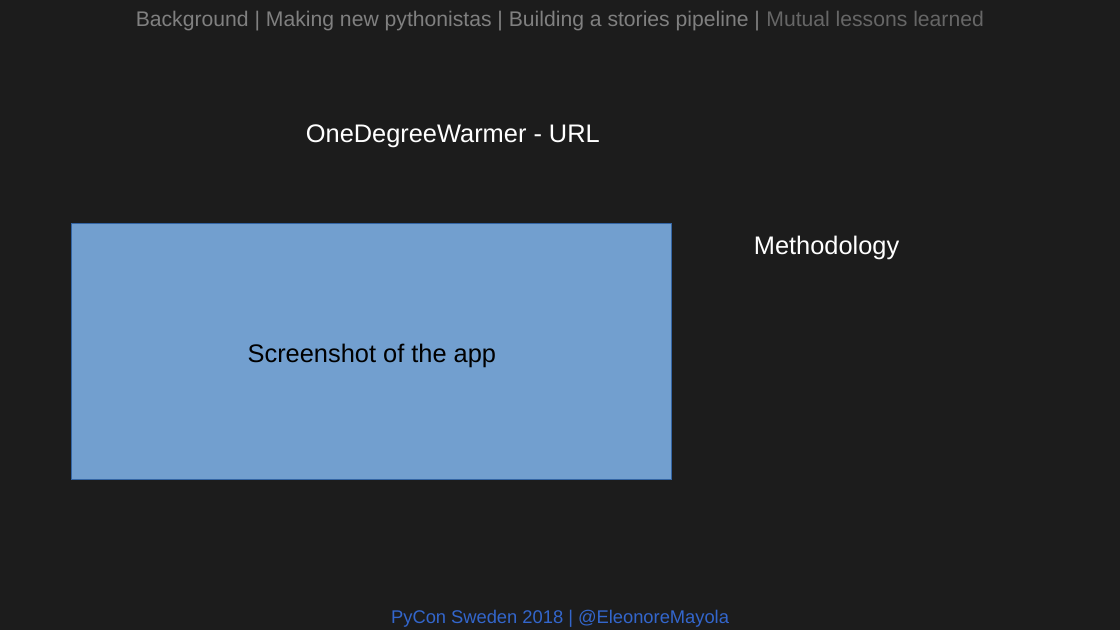
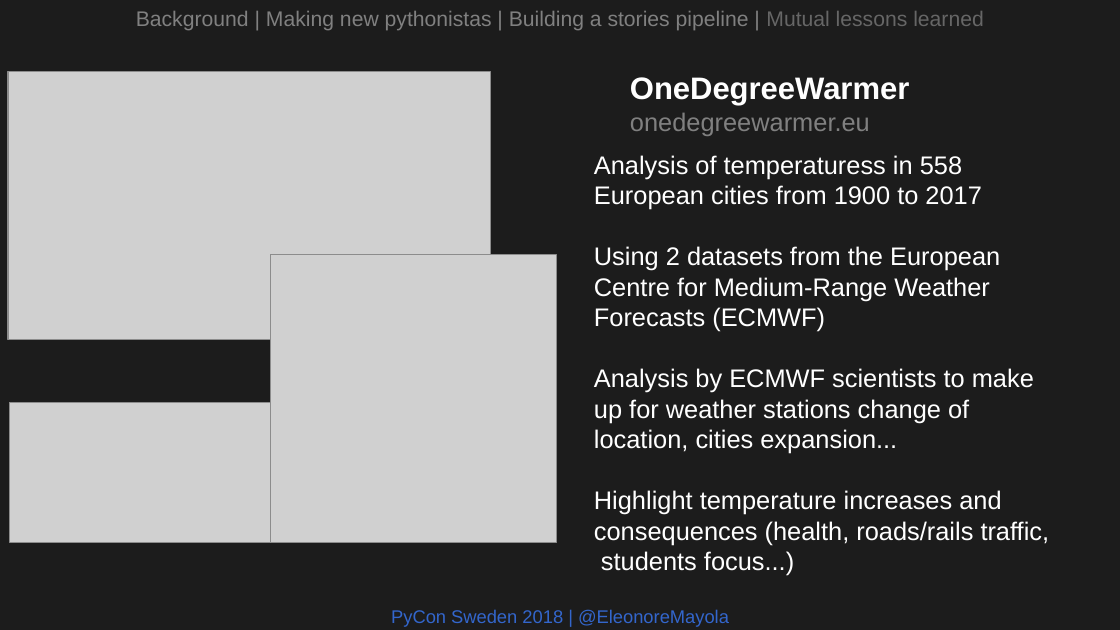
Before and after one commit to Eleonore9/-pyconse18, a slide deck: slide 19 of pyconse2018.odp. Drawn at 1120x630 pixels with LibreOffice and Linux fonts; fonts in the diff are those of the drawing; grey boxes stand for pictures. Boxes give left, top, right and bottom in pixels: in the first picture for what was removed or moved away, otherwise in the second. Text is boxed around its words. In the diff, an @@ line names an element or a change of style, - is before the commit and + after.

Commit message:
WIP one degree warmer slides

```diff
--- a/pyconse2018.odp
+++ b/pyconse2018.odp
@@ picture added at <box>8,72,491,340</box> @@
@@ text added at <box>630,77,909,136</box>, 18 pt, text #808080 @@
+OneDegreeWarmer
+onedegreewarmer.eu
@@ text removed at <box>306,124,600,147</box> @@
-OneDegreeWarmer - URL
@@ text added at <box>594,155,1050,576</box>, 18 pt, text #FFFFFF @@
+Analysis of temperaturess in 558 European cities from 1900 to 2017
+Using 2 datasets from the European Centre for Medium-Range Weather Forecasts (ECMWF)
+Analysis by ECMWF scientists to make up for weather stations change of location, cities expansion...
+Highlight temperature increases and consequences (health, roads/rails traffic, students focus...)
@@ rectangle removed at <box>72,224,673,480</box> @@
-Screenshot of the app
@@ text removed at <box>754,235,899,259</box> @@
-Methodology
@@ picture added at <box>270,255,557,543</box> @@
@@ picture added at <box>10,402,276,543</box> @@
```
Also in this commit, not shown: 2 other slides changed.
